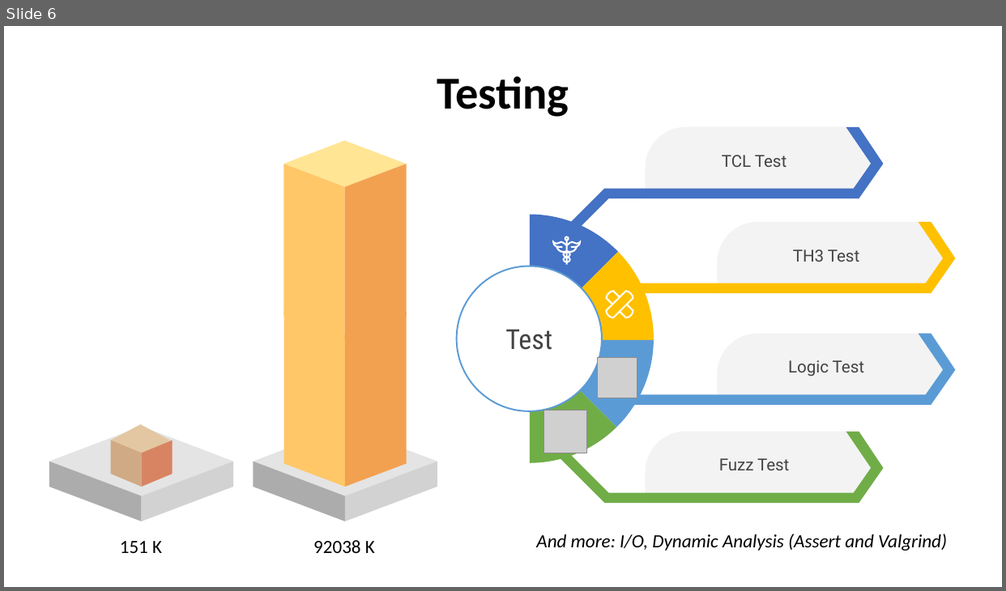
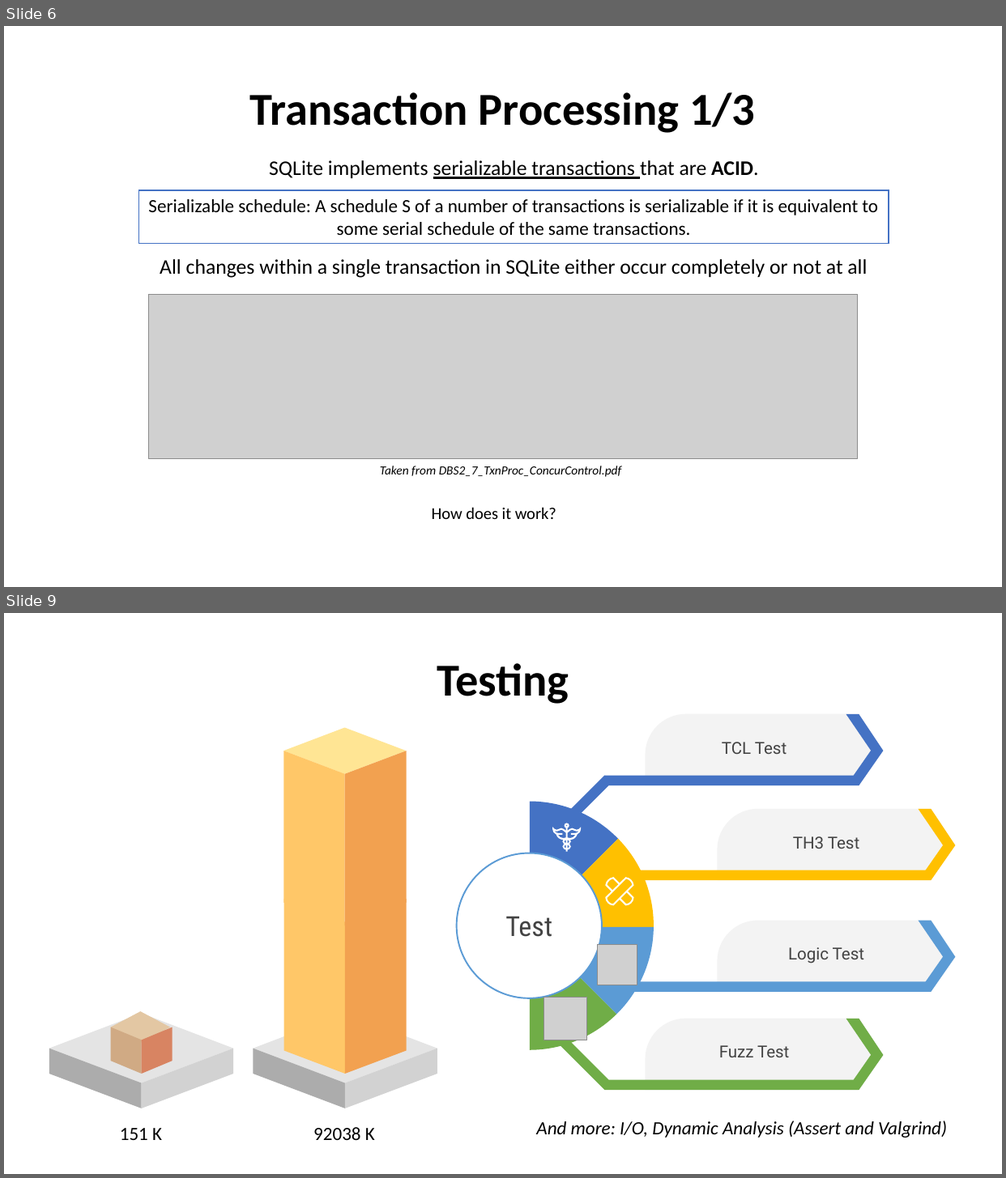
Before and after one commit to AntonioPirani/SQLiteProject, a slide deck: Presentation.pptx. Shown one above the other, each under a label of ours: slide 6 before the commit, slides 6 and 9 after it; the slides between them are not shown. The pictures are 1006x591 and 1006x1178 pixels, drawn with LibreOffice and Linux fonts; fonts in the diff are those of the drawing; grey boxes stand for pictures. Boxes give left, top, right and bottom in pixels: in the first picture for what was removed or moved away, otherwise in the second. Text is boxed around its words. In the diff, an @@ line names an element or a change of style, - is before the commit and + after.

Commit message:
added acid, recovery and optimization part

```diff
--- a/Presentation.pptx
+++ b/Presentation.pptx
@@ slide 6 added at (4, 26, 1002, 587), background #FFFFFF @@
@@ title added at (249, 92, 755, 133), 44 pt, text #000000, bold @@
+Transaction Processing 1/3
@@ text added at (160, 160, 867, 278), 20 pt, text #000000 @@
+SQLite implements serializable transactions that are ACID.
+All changes within a single transaction in SQLite either occur completely or not at all
@@ rectangle added at (138, 190, 889, 244), fill #FFFFFF, outline #4472C4 1 pt, 18 pt, text #000000 @@
+Serializable schedule: A schedule S of a number of transactions is serializable if it is equivalent to
+some serial schedule of the same transactions.
@@ picture added at (149, 295, 858, 459) @@
@@ text added at (380, 466, 622, 477), 12 pt, text #000000, italic @@
+Taken from DBS2_7_TxnProc_ConcurControl.pdf
@@ text added at (432, 507, 556, 519), 16 pt, text #000000 @@
+How does it work?
@@ what was slide 6 is now slide 9 @@
```
Also in this commit, not shown: 5 other slides added.
